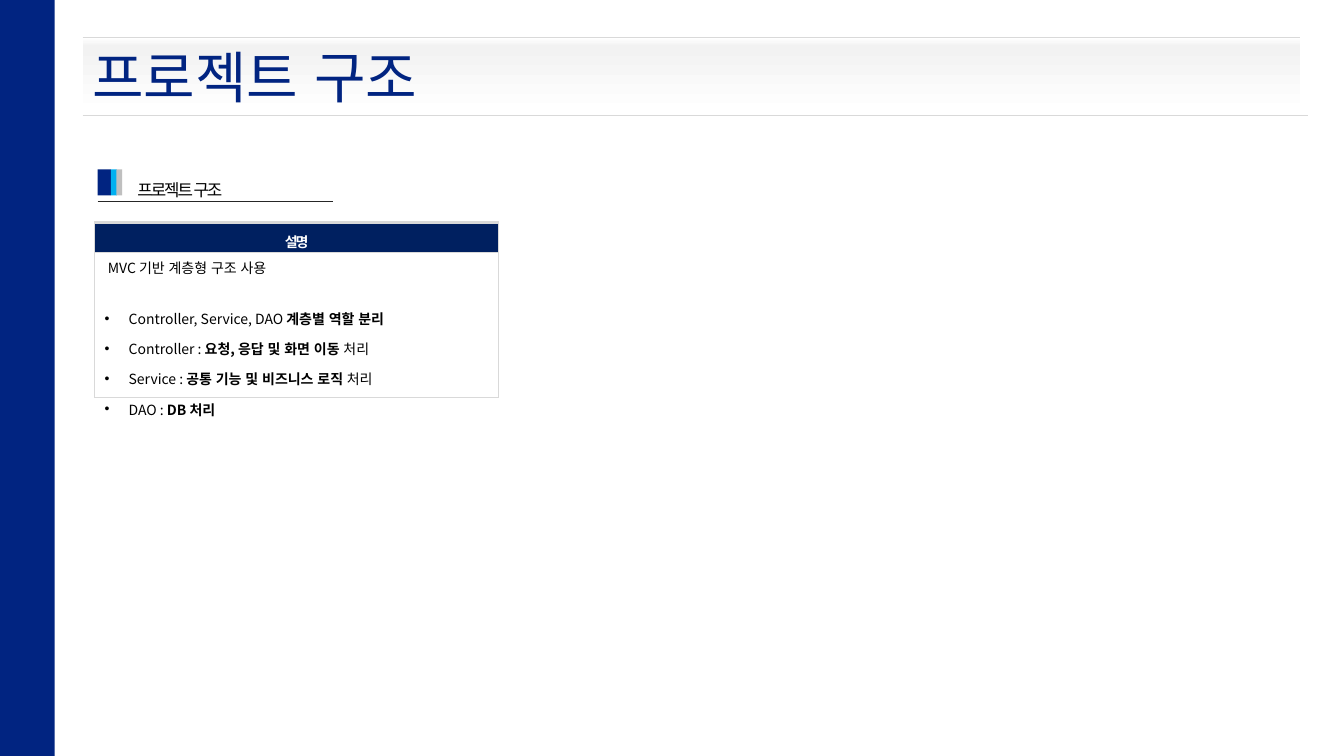
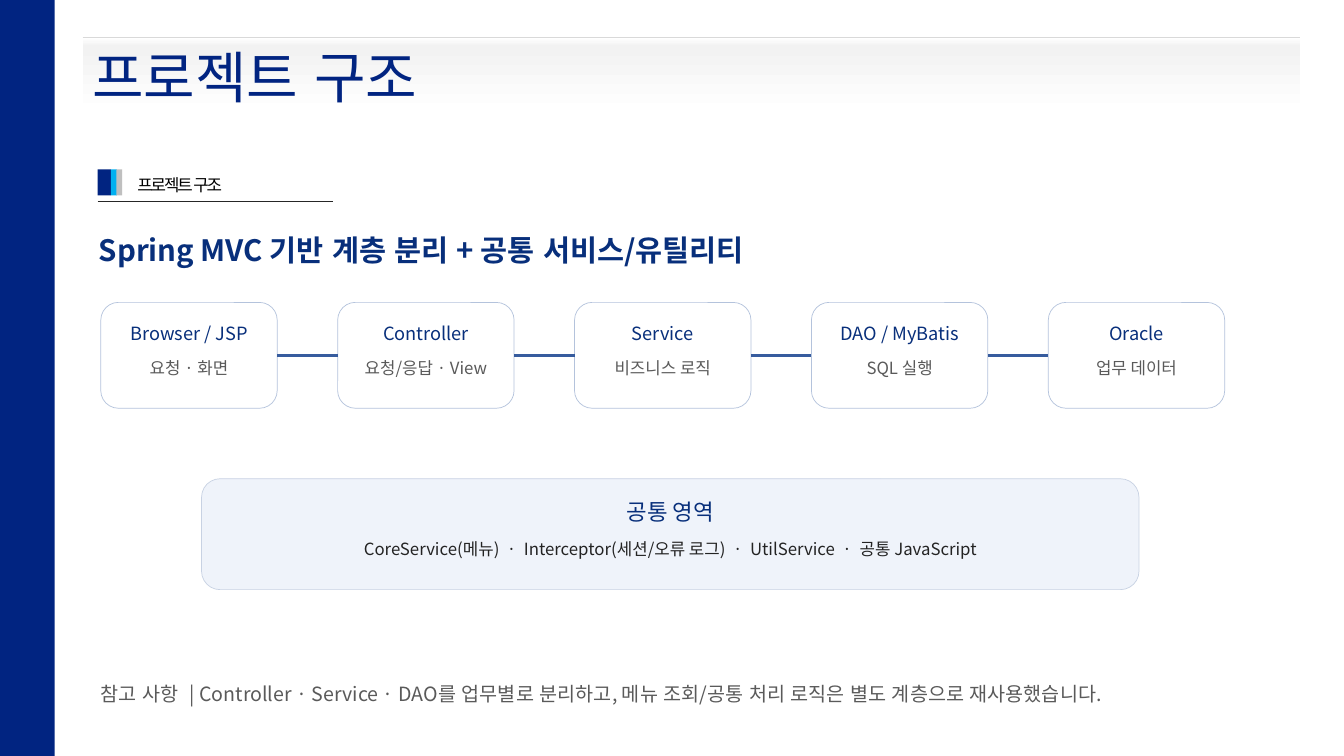
Before and after one commit to hikr90/intranet, a slide deck: slide 10 of docs/intr_project.pptx (slide 11 before the commit). Drawn at 1344x756 pixels with LibreOffice and Linux fonts; fonts in the diff are those of the drawing. Boxes give left, top, right and bottom in pixels: in the first picture for what was removed or moved away, otherwise in the second. Text is boxed around its words. In the diff, an @@ line names an element or a change of style, - is before the commit and + after.

```diff
--- a/docs/intr_project.pptx
+++ b/docs/intr_project.pptx
@@ line removed from (83, 116) to (1309, 116) @@
@@ text "프로젝트 구조": place and size @@
-text "프로젝트 구조" at box(137, 182, 223, 198)
+text "프로젝트 구조" at box(137, 177, 222, 193)
@@ table removed at box(95, 223, 499, 482), 2 rows, 1 columns @@
-설명
-MVC 기반 계층형 구조 사용 / Controller, Service, DAO 계층별 역할 분리 / Controller : 요청, 응답 및 화면 이동 처리 / Service : 공통 기능 및 비즈니스 로직 처리 / DAO : DB 처리
@@ text added at box(99, 236, 744, 268), 21 pt, text #082F7B, bold @@
+Spring MVC 기반 계층 분리 + 공통 서비스/유틸리티
@@ rounded rectangle added at box(101, 302, 277, 408), fill #FFFFFF, outline #B4C3DC 0.5 pt @@
@@ text added at box(130, 326, 248, 341), 13 pt, text #082F7B @@
+Browser / JSP
@@ rounded rectangle added at box(338, 302, 514, 408), fill #FFFFFF, outline #B4C3DC 0.5 pt @@
@@ text added at box(383, 325, 469, 341), 13 pt, text #082F7B @@
+Controller
@@ rounded rectangle added at box(575, 302, 751, 408), fill #FFFFFF, outline #B4C3DC 0.5 pt @@
@@ text added at box(632, 326, 694, 341), 13 pt, text #082F7B @@
+Service
@@ rounded rectangle added at box(812, 302, 988, 408), fill #FFFFFF, outline #B4C3DC 0.5 pt @@
@@ text added at box(841, 326, 958, 345), 13 pt, text #082F7B @@
+DAO / MyBatis
@@ rounded rectangle added at box(1049, 302, 1225, 408), fill #FFFFFF, outline #B4C3DC 0.5 pt @@
@@ text added at box(1109, 325, 1164, 341), 13 pt, text #082F7B @@
+Oracle
@@ line added from (277, 355) to (338, 355), #375C9E 2 pt @@
@@ line added from (514, 355) to (575, 355), #375C9E 2 pt @@
@@ line added from (751, 355) to (812, 355), #375C9E 2 pt @@
@@ line added from (988, 355) to (1049, 355), #375C9E 2 pt @@
@@ text added at box(150, 360, 228, 376), 12 pt, text #5A5A5A @@
+요청 · 화면
@@ text added at box(365, 360, 487, 377), 12 pt, text #5A5A5A @@
+요청/응답 · View
@@ text added at box(615, 360, 711, 376), 12 pt, text #5A5A5A @@
+비즈니스 로직
@@ text added at box(867, 360, 933, 377), 12 pt, text #5A5A5A @@
+SQL 실행
@@ text added at box(1096, 360, 1177, 376), 12 pt, text #5A5A5A @@
+업무 데이터
@@ rounded rectangle added at box(202, 479, 1139, 590), fill #EFF3FA, outline #C8D2E3 0.5 pt @@
@@ text added at box(627, 501, 714, 522), 16 pt, text #082F7B @@
+공통 영역
@@ text added at box(364, 541, 976, 559), 12 pt, text #232323 @@
+CoreService(메뉴) · Interceptor(세션/오류 로그) · UtilService · 공통 JavaScript
@@ text added at box(101, 684, 1102, 705), 14 pt, text #5A5A5A @@
+참고 사항 | Controller · Service · DAO를 업무별로 분리하고, 메뉴 조회/공통 처리 로직은 별도 계층으로 재사용했습니다.
```
Also in this commit, not shown: 14 other slides changed, 1 slide added, 2 slides removed, 4 other files.
